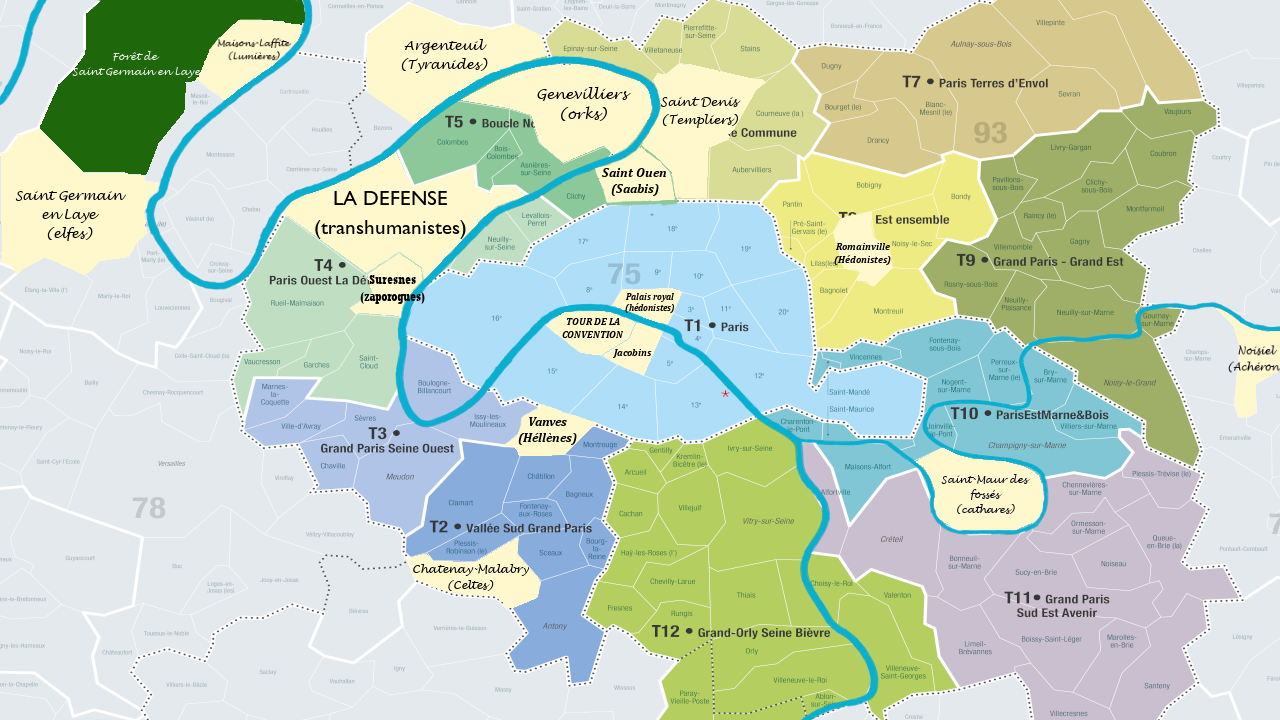
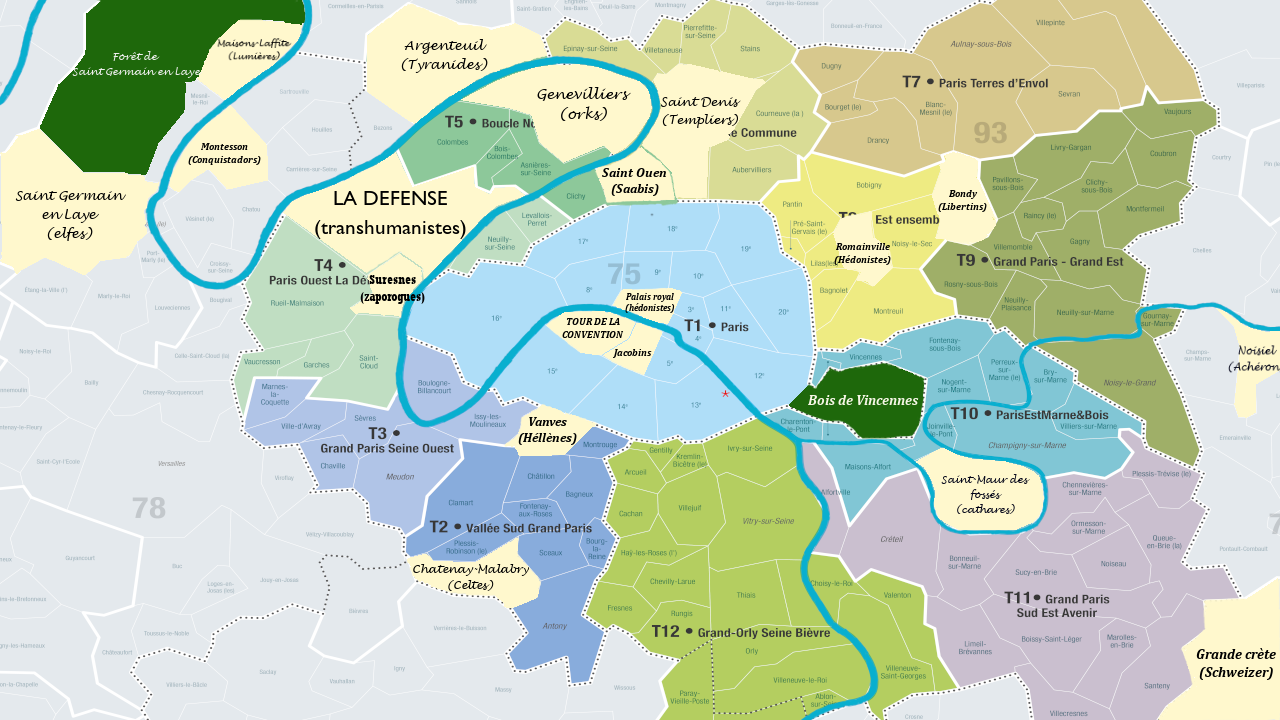
Two versions of the same layered image (1280x720). Layer-by-layer changes:
added group "Montesson" with 2 layers in group "communes" over [168, 105, 268, 192]
added layer "Montesson ..." in group "Montesson" over [188, 143, 261, 165]
added layer "quartier #16" in group "Montesson" over [168, 105, 268, 192]
added group "Grande crète" with 2 layers in group "communes" over [1158, 578, 1280, 720]
added layer "Grande crète ..." in group "Grande crète" over [1196, 648, 1276, 680]
added layer "quartier #15" in group "Grande crète" over [1158, 578, 1280, 720]
added group "bois de Vincennes" with 2 layers in group "communes" over [789, 362, 925, 440]
added layer "Bois de Vincennes" in group "bois de Vincennes" over [808, 395, 919, 405]
added layer "quartier #14" in group "bois de Vincennes" over [789, 362, 925, 440]
added layer "Bondy ..." in group "Bondy" over [938, 190, 987, 212]
added layer "quartier #13" in group "Bondy" over [932, 152, 998, 246]
